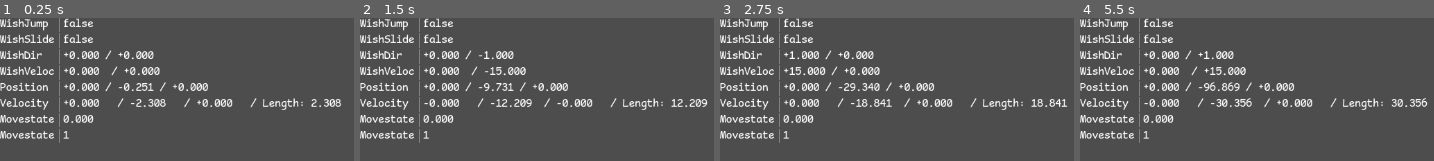
Above: before the commit, frames 1-4 (left to right).
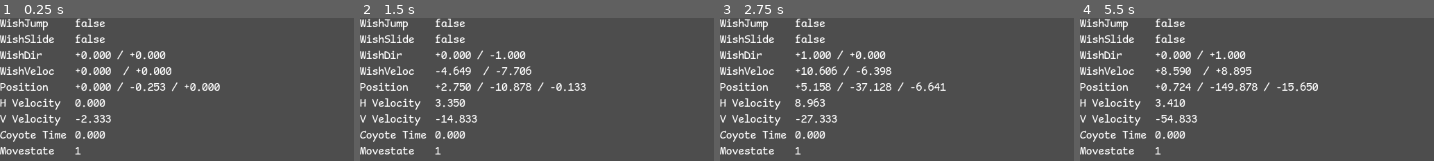
Above: after the commit, the same moments.

Repository: lxviolet66/flumberboozle-client
Game: Godot game, scene res://scenes/player/player.tscn
Same seed, same stepped clock (60 frames per second), same inputs: the game is played once before the commit and once after it. This scene is started directly instead of the project's main scene.
Inputs (mouse positions are in pixels of both pictures, inside the frame that each line leads up to):
- Up to frame 1 (0.25 s): no input
- Up to frame 2 (1.5 s): tap Enter at 0.5 s; move the mouse to (outside the picture) at 0.52 s; hold D (move_right) 0.53-1.28 s; hold Tab (toggle_focus) 0.53-1.28 s; click (outside the picture) at 0.67 s; tap Space (jump) at 0.77, 0.8, 1.07, 1.25, 1.35 s; move the mouse to (outside the picture) at 1.27 s; hold W (move_forward) from 1.28 s (still down); click (outside the picture) at 1.42 s
- Up to frame 3 (2.75 s): tap Space (jump) at 1.52, 1.82, 2.3 s; tap Tab (toggle_focus) at 1.55 s; tap Enter at 2 s; move the mouse to (outside the picture) at 2.02 s; release W (move_forward) at 2.03 s; hold D (move_right) from 2.03 s (still down); hold Tab (toggle_focus) from 2.03 s (still down); click (outside the picture) at 2.17 s
- Up to frame 4 (5.5 s): tap Space (jump) at 2.75, 3.02, 3.32, 5.3 s; move the mouse to (outside the picture) at 2.77 s; release D (move_right) at 2.78 s; release Tab (toggle_focus) at 2.78 s; hold W (move_forward) 2.78-3.53 s; tap Tab (toggle_focus) at 2.85 s; click (outside the picture) at 2.92 s; tap Enter at 3.5 s; move the mouse to (outside the picture) at 3.52 s; hold A (move_left) 3.53-4.25 s; hold Space (jump) 3.53-4.25 s; click (outside the picture) at 3.67 s; drag from (outside the picture) to (1359, 129) at 4.27 s; move the mouse to (outside the picture) at 5.02 s; hold S (move_backward) from 5.03 s (still down); hold Tab (toggle_focus) from 5.03 s (still down); click (outside the picture) at 5.17 s

The runs differ from the first frame. In frame 1, 8.7% of the frame differs, in the area x 0-97%, y 0-96%; in frame 2, 8.8%; in frame 3, 9.0%; in frame 4, 9.2%, in the area x 0-99%, y 0-96%.

Commit message:
Refactored input. Also you can airstrafe now

Diff:
--- a/project.godot
+++ b/project.godot
@@ -18,7 +18,7 @@
 [autoload]
 
 Coordinateinator="*res://singletons/coordinateinator.gd"
-Inputinator="*res://singletons/inputinator.gd"
+Inputinator="res://singletons/inputinator.gd"
 Utils="*res://singletons/utils.gd"
 SignalBus="*res://singletons/signal_bus.gd"
 Network="*res://singletons/network.gd"
--- a/scenes/player/camera.gd
+++ b/scenes/player/camera.gd
@@ -7,7 +7,7 @@
 
 
 func _physics_process(_delta: float) -> void:
-	rotation_difference = Inputinator.fetch_rotation_difference()
+	rotation_difference = Player.fetch_rotation_difference()
 	rotation_degrees -= Vector3(
 			rotation_difference.y, rotation_difference.x, 0.0
 	)
--- a/scenes/player/player.gd
+++ b/scenes/player/player.gd
@@ -20,19 +20,26 @@
 @export var WishDirLabel: Label
 @export var WishVelLabel: Label
 @export var PositionLabel: Label
-@export var VelocityLabel: Label
+@export var HorizontalVelocityLabel: Label
+@export var VerticalVelocityLabel: Label
 @export var CoyoteTimeLabel: Label
 @export var MovestateLabel: Label
 
-const GROUND_SPEED: float = 15.0
+@export_category("Curves")
+@export var strafe_curve: Curve
+
+# NOTICE: maybe for snap lengths, define them programmatically as the
+# resulting velocity from moving in the current state
+
+const GROUND_SPEED: float = 50.0
 const GROUND_ACCEL: float = 2.0
 const GROUND_DRAG: float = 13.0
 const GROUND_SNAP_LENGTH: float = 0.2
 
-const AIR_SPEED: float = 15.0
-const AIR_ACCEL: float = 0.3
-const AIR_DRAG: float = 0.1 # maybe just 0 air drag? that might feel nicer
-const AIR_SNAP_LENGTH: float = 0.1
+const AIR_SPEED: float = 9.0
+const AIR_ACCEL: float = 1.0
+const AIR_DRAG: float = 0.0
+const AIR_SNAP_LENGTH: float = 0.05
 
 const SLIDE_SPEED: float = 15.0
 const SLIDE_ACCEL: float = 0.3
@@ -45,23 +52,53 @@
 const WALLRUN_SNAP_LENGTH: float = AIR_SNAP_LENGTH
 
 const JUMP_POWER: float = 1.5
-const JUMP_BOOST_DECREMENT: float = JUMP_POWER/5
+const JUMP_BOOST_DECREMENT: float = JUMP_POWER / 5
 
 const MAX_COYOTE_TIME: float = 100
+
+## VE REQUIRE ZIS VARIABLE TO MULTIPLY DAS [member rotation_difference] BY
+## SUCH ZAT ZE MOTION APPLIED TO DAS PLAYER CAMERA IS LOWER, BUT ZE NUMERAL OF
+## "MOUSE_SENSITIVITY" SHALL REMAIN AT A REASONABLE QUANTITY
+const DEGREES_PER_UNIT: float = 0.01
 
 # this is not a "speed cap", just when to stop applying gravity.
 # there will perhaps maybe in future be something that lets you instantly set
-# your velocity to this (basically stolen from downshift from parkour legacy)
+# your Y velocity to this (basically stolen from parkour legacy downshift)
+# ok maybe not EXACTLY this value but a similarly high value
 const TERMINAL_VELOCITY: float = 100.0
 
+## ZIS VARIABLE CONTAINS DAS VECTOR VHICH ZE PLAYER VISHES TO TRAVEL IN
+## FOR INSTANCE, IF ZE PLAYER HOLDS FORWARD ZEN ZE VARIABLE SHALL HOLD ZE
+## VALUE (0, -1)
+## [br][br]
+## IT IS OF MOST IMPORTANCE YOU KEEP IN MIND ZAT ZE VECTOR IS OF LENGTH 1
+var wish_dir := Vector2.ZERO
+## ZIS VARIABLE CONTAINS EIN BOOLEAN VALUE VHICH TELLS US IF ZE PLAYER VISHES
+## TO JUMP
+var wish_jump: bool = false
+## ZIS VARIABLE CONTAINS EIN BOOLEAN VALUE VHICH TELLS US IF ZE PLAYER VISHES
+## TO JUMP
+var wish_slide: bool = false
+
+## ZIS VARIABLE CONTAINS DAS "ACCUMULATED MOUSE MOTION" SINCE ZE PREVIOUS
+## VETCHING OF DAS "ACCUMULATED MOUSE MOTION", FIRST MULTIPLIED BY
+## [constant DEGREES_PER_UNIT] AND ZEN MULTIPLIED BY
+## [member mouse_sensitivity]
+var rotation_difference := Vector2.ZERO
+
+## ZIS VARIABLE CONTAINS DAS USER SELECTED "MOUSE SENSITIVITY"
+var mouse_sensitivity: float = 10.0
 
 var gravity_strength: float = 10.0
-# This vector is the direction of gravity. This is a mutable variable.
-# In other words: Freedom, imprisonment, it's all an illusion.
-# Gravity, is a harness. I have harnessed the harness
+
+## ZIS VECTOR IS ZE DIRECTION OF GRAVITY. ZIS IS EIN MUTABLE VARIABLE
+## IN OTHER WORDS: FREEDOM, IMPRISONMENT, ETC, ALL ILLUSIONS
+## ZE GRAVITY, IS EIN HARNESS. I HAVE HARNESSED ZE HARNESS
 var gravity_vector := Vector3(0, -1, 0).normalized() * gravity_strength
 
-# remember to add to this if the player "gains" any physics bodies
+## ZIS VARIABLE CONTAINS ZE IDS OF ALL "PHYSIC BODY" ZAT BELONG TO ZE PLAYER.
+##[BR][BR]
+## WE IGNORE ALL OF ZE "PHYSIC BODY" IN ZIS ARRAY VHEN VE CHECK FOR COLISSIONS
 var our_physics_body_ids: Array[int] = []
 
 var movestate: Movestates = Movestates.AIR
@@ -71,12 +108,26 @@
 var jumping: bool = false
 
 func _ready() -> void:
+	# 20 bucks says this line of code will break within a year (17/09/2025)
+	Input.set_use_accumulated_input(false)
+
 	for node in get_tree().get_nodes_in_group("Player PhysicsBody3Ds"):
 		our_physics_body_ids.append(node.get_instance_id())
 
 
 func _physics_process(_delta) -> void:
-	pass
+	pass # :3
+
+
+func _unhandled_input(event: InputEvent) -> void:
+	if event is InputEventKey:
+		handle_keyboard_input(event)
+
+	if (
+			event is InputEventMouseMotion
+			and Input.get_mouse_mode() == Input.MOUSE_MODE_CAPTURED
+	):
+		handle_mouse_movement(event)
 
 
 func _integrate_forces(state: PhysicsDirectBodyState3D) -> void:
@@ -86,17 +137,27 @@
 	# Godot team please just add array/tuple unpacking to core already
 	# this is just getting embarassing for you guys
 	var __: Dictionary[String,float] = get_movestate_stats(movestate)
-	var speed: float = __["speed"]
-	var accel: float = __["accel"]
-	var drag: float = __["drag"]
+	var move_speed: float = __["speed"]
+	var move_accel: float = __["accel"]
+	var move_drag: float = __["drag"]
 	var snap_length: float = __["snap_length"]
 
-	var wish_jump: bool = Inputinator.get_wish_jump()
-	var wish_slide: bool = Inputinator.get_wish_slide()
-	var wish_dir: Vector2 = Inputinator.get_wish_dir()
-	var wish_vel := wish_dir * speed
-	var rotated_wish_dir : Vector2 = wish_dir.rotated(-Camera.rotation.y)
-	var rotated_wish_vel : Vector2 = wish_vel.rotated(-Camera.rotation.y)
+	var wish_vel: Vector2 = wish_dir.rotated(-Camera.rotation.y) * move_speed
+	var horizontal_velocity = Vector2(linear_velocity.x, linear_velocity.z)
+	#var wish_vel: Vector2 = (
+			#wish_dir * horizontal_velocity \
+			#if horizontal_velocity.length() > move_speed
+			#else wish_dir * move_speed
+	#)
+
+	## Angle between [member linear_velocity] and [member wish_vel]
+	var strafe_angle: float = abs(rad_to_deg(wish_vel.angle_to(
+			horizontal_velocity)))
+
+	var strafe_multiplier: float = strafe_curve.sample(strafe_angle)
+	print("%.3f %.3f" % [strafe_angle, strafe_multiplier])
+
+	wish_vel *= strafe_multiplier
 
 	if movestate == Movestates.GROUND:
 		coyote_time = MAX_COYOTE_TIME
@@ -112,23 +173,33 @@
 	else:
 		jump_boost = 0
 	jump_boost -= JUMP_BOOST_DECREMENT
-
 	# FIXME: doing it like this is MID!!! the drag should be applied no matter
 	# what, but rn it applies drag if wish_vel is (0, 0) and otherwise
 	# it applies acceleration it should do both!!! wtf was i cooking!!!
-	var decay: float = accel if wish_vel.length() > 0 else drag
 	linear_velocity = Utils.exp_decay(
 			linear_velocity,
-			Vector3(rotated_wish_vel.x, 0, rotated_wish_vel.y),
-			decay,
+			Vector3(wish_vel.x, linear_velocity.y, wish_vel.y),
+			move_accel,
 			state.step, # functionally identical to `delta`
 	)
-
-	linear_velocity += gravity_vector * state.step
-
-	# Snap horizontal velocity to 0 if it's small enough
+	linear_velocity = Utils.exp_decay(
+			linear_velocity,
+			Vector3(0, 0, 0),
+			move_drag,
+			state.step, # functionally identical to `delta`
+	)
+
+	# maybe this should only be applied if the player isn't on the ground;
+	# having the player rconstantly being pushed into the ground might not
+	# be the best (but also at the same time kinda is good for physics e.g
+	# you would probably want to be pushing to the platform you're standing on
+	# if that platform is a physics object)
+	if linear_velocity.y < TERMINAL_VELOCITY:
+		linear_velocity += gravity_vector * state.step
+
 	if (linear_velocity * Vector3(1, 0, 1)).length() < snap_length:
 		linear_velocity *= Vector3(0, 1, 0)
+
 
 	update_debug_information(
 			wish_jump,
@@ -142,22 +213,73 @@
 	)
 
 
+## We Calleth Uponeth this Functionalitye at everye just opportunity with which
+## we possesse an [InputEventKey], as provided by thine
+## [method _unhandled_input].
+## [br][br]
+## Now Withholding thine [InputEventKey], we Operate Uponeth it.
+## Fore instance, if Thoust Playere Inputeth thine "Space Bar", thine
+## [member wish_jump] Property shall be Modified into Truthiness with Haste,
+## Lest Thoust Worms experience thy Horror known as "Inputeth Delayeth"!
+func handle_keyboard_input(event: InputEventKey) -> void:
+	if event.is_action_pressed("toggle_focus"):
+		if Input.mouse_mode == Input.MOUSE_MODE_VISIBLE:
+			Input.mouse_mode = Input.MOUSE_MODE_CAPTURED
+		elif Input.mouse_mode == Input.MOUSE_MODE_CAPTURED:
+			Input.mouse_mode = Input.MOUSE_MODE_VISIBLE
+
+	wish_dir = Input.get_vector(
+			"move_left", "move_right",
+			"move_forward", "move_backward"
+	)
+
+	# "Don't Repeat Yourself" is advice for cowards
+	if event.is_action_pressed("jump"):
+		wish_jump = true
+	elif event.is_action_released("jump"):
+		wish_jump = false
+
+	if event.is_action_pressed("slide"):
+		wish_slide = true
+	elif event.is_action_released("slide"):
+		wish_slide = false
+
+
+## WE CALL ZIS FUNCTION VHENEVER VE RECEIVE EIN "INPUTEVENTMOUSEMOTION" DURING
+## ZE PROCESSING OF "UNHANDLED INPUT"
+func handle_mouse_movement(event: InputEventMouseMotion) -> void:
+	## ZIS VARIABLE CONTAINS DAS UNSCALED POINTING DEVICE MOTION RELATIVE TO
+	## DAS PREVIOUS POSITION IN ZE COORDINATE SYSTEM OF ZE SCREEN
+	var motion = event.screen_relative
+	rotation_difference += motion * mouse_sensitivity * DEGREES_PER_UNIT
+
+
+## ZIS FUNCTION GRABS DAS "ROTATION DIFFERENCE" SINCE ZE LAST FRAME, DAS
+## "ROTATION DIFFERENCE" IS DEFINED AS ZE AMOUNT ZE POINTING DEVICE HAS
+## ROTATED SINCE ZE PREVIOUS TIME ZIS FUNCTION HAS RAN
+## [br][br]
+## IT IS OF MOST IMPORTANCE YOU KEEP IN MIND ZAT DAS "ROTATION DIFFERENCE" IS
+## MULITPLIED TO INCREASE IT TO THE SPECIFIED SENSITIVITY, THIS IS DONE IN A
+## DIFFERENT FUNCTION
+func fetch_rotation_difference() -> Vector2:
+	## ZIS IS EIN STUPID VARIABLE ZAT I VISH VAS NOT NECESSARY, ZE REASON
+	## ZAT VE NEED IT IS IN ORDER TO FACILITATE ZE SETTING OF DAS VARIABLE TO
+	## ZERO, WHILE ALSO RETURNING ZE VALUE BEFORE IT IS SET TO ZERO
+	var stupid_fucking_variable: Vector2 = rotation_difference
+	rotation_difference = Vector2.ZERO
+	return stupid_fucking_variable
+
+
 func determine_movestate(things_touching_legs: Array[Node3D]) -> Movestates:
 	for i in things_touching_legs:
 		if i.get_instance_id() in our_physics_body_ids:
 			things_touching_legs.erase(i)
 
-	if (
-			len(things_touching_legs) > 0
-			and movestate in [Movestates.AIR, Movestates.WALLRUN]
-	):
+	if len(things_touching_legs) > 0:
 		return Movestates.GROUND
 
 
-	elif (
-			len(things_touching_legs) == 0
-			and movestate in [Movestates.GROUND, Movestates.SLIDE]
-	):
+	elif len(things_touching_legs) == 0:
 		return Movestates.AIR
 
 	else:
@@ -184,9 +306,9 @@
 	WishVelLabel.text = "%7.3-+f / %7.3-+f" % [given_wish_vel.x, given_wish_vel.y]
 	PositionLabel.text = "%.3-+f / %.3-+f / %.3-+f" \
 			% [given_position.x, given_position.y, given_position.z]
-	VelocityLabel.text = "%8.3-+f / %8.3-+f / %8.3-+f / Length: %.3f" \
-			% [given_velocity.x, given_velocity.y,
-			   given_velocity.z, given_velocity.length()]
+	HorizontalVelocityLabel.text = "%.3f" \
+			% Vector2(given_velocity.x, given_velocity.z).length()
+	VerticalVelocityLabel.text = "%.3f" % given_velocity.y
 	CoyoteTimeLabel.text = "%.3f" % given_coyote_time
 	MovestateLabel.text = "%s" % given_state
 
--- a/scenes/player/player.tscn
+++ b/scenes/player/player.tscn
@@ -6,6 +6,12 @@
 
 [sub_resource type="PhysicsMaterial" id="PhysicsMaterial_dovo2"]
 friction = 0.0
+
+[sub_resource type="Curve" id="Curve_gmlin"]
+_limits = [1.0, 2.0, 0.0, 180.0]
+_data = [Vector2(0, 1), 0.0, 0.0, 0, 0, Vector2(45, 2), 0.0, 0.0, 0, 0, Vector2(90, 1), 0.0, 0.0, 0, 0, Vector2(180, 1), 0.0, 0.0, 0, 0]
+point_count = 4
+metadata/_snap_count = 100
 
 [sub_resource type="CapsuleMesh" id="CapsuleMesh_u8vuu"]
 
@@ -17,7 +23,7 @@
 properties/1/spawn = true
 properties/1/replication_mode = 1
 
-[node name="Player" type="RigidBody3D" node_paths=PackedStringArray("Camera", "GroundArea", "WishJumpLabel", "WishSlideLabel", "WishDirLabel", "WishVelLabel", "PositionLabel", "VelocityLabel", "CoyoteTimeLabel", "MovestateLabel") groups=["Player PhysicsBody3Ds"]]
+[node name="Player" type="RigidBody3D" node_paths=PackedStringArray("Camera", "GroundArea", "WishJumpLabel", "WishSlideLabel", "WishDirLabel", "WishVelLabel", "PositionLabel", "HorizontalVelocityLabel", "VerticalVelocityLabel", "CoyoteTimeLabel", "MovestateLabel") groups=["Player PhysicsBody3Ds"]]
 physics_material_override = SubResource("PhysicsMaterial_dovo2")
 gravity_scale = 0.0
 lock_rotation = true
@@ -31,9 +37,11 @@
 WishDirLabel = NodePath("Control/GridContainer/WishDirValue")
 WishVelLabel = NodePath("Control/GridContainer/WishVelValue")
 PositionLabel = NodePath("Control/GridContainer/PositionValue")
-VelocityLabel = NodePath("Control/GridContainer/VelocityValue")
+HorizontalVelocityLabel = NodePath("Control/GridContainer/HorizontalVelocityValue")
+VerticalVelocityLabel = NodePath("Control/GridContainer/VerticalVelocityValue")
 CoyoteTimeLabel = NodePath("Control/GridContainer/CoyoteTimeValue")
 MovestateLabel = NodePath("Control/GridContainer/MovestateValue")
+strafe_curve = SubResource("Curve_gmlin")
 
 [node name="MeshInstance3D" type="MeshInstance3D" parent="."]
 mesh = SubResource("CapsuleMesh_u8vuu")
@@ -48,7 +56,6 @@
 script = ExtResource("2_dovo2")
 
 [node name="GroundArea" type="Area3D" parent="."]
-transform = Transform3D(1, 0, 0, 0, 1, 0, 0, 0, 1, 0, -0.001, 0)
 
 [node name="CollisionShape3D" type="CollisionShape3D" parent="GroundArea"]
 shape = ExtResource("2_gmlin")
@@ -136,24 +143,37 @@
 size_flags_horizontal = 2
 text = "(0, 0, 0)"
 
-[node name="VelocityTitle" type="Label" parent="Control/GridContainer"]
+[node name="HorizontalVelocityTitle" type="Label" parent="Control/GridContainer"]
 layout_mode = 2
-text = "Velocity"
+text = "H Velocity"
 
 [node name="VSeparator6" type="VSeparator" parent="Control/GridContainer"]
 layout_mode = 2
 size_flags_horizontal = 2
 
-[node name="VelocityValue" type="Label" parent="Control/GridContainer"]
+[node name="HorizontalVelocityValue" type="Label" parent="Control/GridContainer"]
+layout_mode = 2
+size_flags_horizontal = 2
+text = "0.0"
+
+[node name="VerticalVelocityTitle" type="Label" parent="Control/GridContainer"]
+layout_mode = 2
+text = "V Velocity"
+
+[node name="VSeparator7" type="VSeparator" parent="Control/GridContainer"]
+layout_mode = 2
+size_flags_horizontal = 2
+
+[node name="VerticalVelocityValue" type="Label" parent="Control/GridContainer"]
 layout_mode = 2
 size_flags_horizontal = 2
 text = "0.0"
 
 [node name="CoyoteTimeTitle" type="Label" parent="Control/GridContainer"]
 layout_mode = 2
-text = "Movestate"
+text = "Coyote Time"
 
-[node name="VSeparator7" type="VSeparator" parent="Control/GridContainer"]
+[node name="VSeparator8" type="VSeparator" parent="Control/GridContainer"]
 layout_mode = 2
 size_flags_horizontal = 2
 
@@ -166,7 +186,7 @@
 layout_mode = 2
 text = "Movestate"
 
-[node name="VSeparator8" type="VSeparator" parent="Control/GridContainer"]
+[node name="VSeparator9" type="VSeparator" parent="Control/GridContainer"]
 layout_mode = 2
 size_flags_horizontal = 2
 
--- a/singletons/inputinator.gd
+++ b/singletons/inputinator.gd
@@ -1,126 +1,126 @@
 extends Node
 
-# TODO: this is actually kinda shit, put all the input code inside player.gd
-
-## ZIS IS DAS "INPUTINATOR 6000"
-##
-## IT RECEIVES EIN INPUT AND DAS INPUT GETS INATORED
-
-
-## VE REQUIRE ZIS VARIABLE TO MULTIPLY DAS [member rotation_difference] BY
-## SUCH ZAT ZE MOTION APPLIED TO DAS PLAYER CAMERA IS LOWER, BUT ZE NUMERAL OF
-## "MOUSE_SENSITIVITY" SHALL REMAIN AT A REASONABLE QUANTITY
-const DEGREES_PER_UNIT: float = 0.01
-
-## ZIS VARIABLE CONTAINS DAS VECTOR VHICH ZE PLAYER VISHES TO TRAVEL IN
-## FOR INSTANCE, IF ZE PLAYER HOLDS FORWARD ZEN ZE VARIABLE SHALL HOLD ZE
-## VALUE (0, -1)
-## [br][br]
-## IT IS OF MOST IMPORTANCE YOU KEEP IN MIND ZAT ZE VECTOR IS OF LENGTH 1
-static var wish_dir := Vector2.ZERO
-## ZIS VARIABLE CONTAINS EIN BOOLEAN VALUE VHICH TELLS US IF ZE PLAYER VISHES
-## TO JUMP
-static var wish_jump: bool = false
-## ZIS VARIABLE CONTAINS EIN BOOLEAN VALUE VHICH TELLS US IF ZE PLAYER VISHES
-## TO JUMP
-static var wish_slide: bool = false
-
-## ZIS VARIABLE CONTAINS DAS "ACCUMULATED MOUSE MOTION" SINCE ZE PREVIOUS
-## VETCHING OF DAS "ACCUMULATED MOUSE MOTION", FIRST MULTIPLIED BY
-## [constant DEGREES_PER_UNIT] AND ZEN MULTIPLIED BY
-## [member mouse_sensitivity]
-var rotation_difference := Vector2.ZERO
-
-## ZIS VARIABLE CONTAINS DAS USER SELECTED "MOUSE SENSITIVITY"
-var mouse_sensitivity: float = 10.0
-
-
-func _ready() -> void:
-	# 20 bucks says this line of code will break within a year (17/09/2025)
-	Input.set_use_accumulated_input(false)
-
-
-func _physics_process(_delta: float) -> void:
-	wish_dir = Input.get_vector(
-			"move_left", "move_right",
-			"move_forward", "move_backward"
-	)
-
-
-func _unhandled_input(event: InputEvent) -> void:
-	if event is InputEventKey:
-		handle_keyboard_input(event)
-
-	if event is InputEventMouseMotion:
-		#if Input.get_mouse_mode() != Input.MOUSE_MODE_CAPTURED:
-		#	return
-		handle_mouse_movement(event)
-
-
-## We Calleth Uponeth this Functionalitye at everye just opportunity with which
-## we possesse an [InputEventKey], as provided by thine [method _unhandled_input].
-## [br][br]
-## Now Withholding thine [InputEventKey], we Operate Uponeth it.
-## Fore instance, if Thoust Playere Inputeth thine "Space Bar", thine
-## [member wish_jump] Property shall be Modified into Truthiness with Haste,
-## Lest Thoust Worms experience thy Horror known as "Inputeth Delayeth"!
-func handle_keyboard_input(event: InputEventKey) -> void:
-	if event.is_action_pressed("toggle_focus"):
-		if Input.mouse_mode == Input.MOUSE_MODE_VISIBLE:
-			Input.mouse_mode = Input.MOUSE_MODE_CAPTURED
-		elif Input.mouse_mode == Input.MOUSE_MODE_CAPTURED:
-			Input.mouse_mode = Input.MOUSE_MODE_VISIBLE
-
-	if event.is_action_pressed("jump"):
-		wish_jump = true
-	else:
-		wish_jump = false
-
-	if event.is_action_pressed("slide"):
-		wish_slide = true
-	else:
-		wish_slide = false
-
-
-
-## WE CALL ZIS FUNCTION VHENEVER VE RECEIVE EIN "INPUTEVENTMOUSEMOTION" DURING
-## ZE PROCESSING OF "UNHANDLED INPUT"
-func handle_mouse_movement(event: InputEventMouseMotion) -> void:
-	## ZIS VARIABLE CONTAINS DAS UNSCALED POINTING DEVICE MOTION RELATIVE TO
-	## DAS PREVIOUS POSITION IN ZE COORDINATE SYSTEM OF ZE SCREEN
-	var motion = event.screen_relative
-	rotation_difference += motion * mouse_sensitivity * DEGREES_PER_UNIT
-
-
-## ZIS FUNCTION GRABS DAS "ROTATION DIFFERENCE" SINCE ZE LAST FRAME, DAS
-## "ROTATION DIFFERENCE" IS DEFINED AS ZE AMOUNT ZE POINTING DEVICE HAS
-## ROTATED SINCE ZE PREVIOUS TIME ZIS FUNCTION HAS RAN
-## [br][br]
-## IT IS OF MOST IMPORTANCE YOU KEEP IN MIND ZAT DAS "ROTATION DIFFERENCE" IS
-## MULITPLIED TO INCREASE IT TO THE SPECIFIED SENSITIVITY, THIS IS DONE IN A
-## DIFFERENT FUNCTION AND ZIS IMPORTANT INFORMATION SHOULD PROBABLY BE PRESENT
-## ZERE TOO
-## [br][br]
-## P.S I HAVE ADDED IT TO ZE FUNCTION OF VICH IT BELONGS :3
-func fetch_rotation_difference() -> Vector2:
-	## ZIS IS EIN STUPID VARIABLE ZAT I VISH VAS NOT NECESSARY, ZE REASON
-	## ZAT VE NEED IT IS IN ORDER TO FACILITATE ZE SETTING OF DAS VARIABLE TO
-	## ZERO, WHILE ALSO RETURNING ZE VALUE BEFORE IT IS SET TO ZERO
-	var return_value: Vector2 = rotation_difference
-	rotation_difference = Vector2.ZERO
-	return return_value
-
-
-## ZIS IS DAS "GETTER" FOR DAS "WISH_DIR"
-func get_wish_dir() -> Vector2:
-	return wish_dir
-
-
-## ZIS IS DAS "GETTER" FOR DAS "WISH_JUMP"
-func get_wish_jump() -> bool:
-	return wish_jump
-
-
-## ZIS IS DAS "GETTER" FOR DAS "WISH_SLIDE"
-func get_wish_slide() -> bool:
-	return wish_slide
+# DEPRECATED
+## TODO: this is actually kinda shit, put all the input code inside player.gd
+#
+### ZIS IS DAS "INPUTINATOR 6000"
+###
+### IT RECEIVES EIN INPUT AND DAS INPUT GETS INATORED
+#
+#
+### VE REQUIRE ZIS VARIABLE TO MULTIPLY DAS [member rotation_difference] BY
+### SUCH ZAT ZE MOTION APPLIED TO DAS PLAYER CAMERA IS LOWER, BUT ZE NUMERAL OF
+### "MOUSE_SENSITIVITY" SHALL REMAIN AT A REASONABLE QUANTITY
+#const DEGREES_PER_UNIT: float = 0.01
+#
+### ZIS VARIABLE CONTAINS DAS VECTOR VHICH ZE PLAYER VISHES TO TRAVEL IN
+### FOR INSTANCE, IF ZE PLAYER HOLDS FORWARD ZEN ZE VARIABLE SHALL HOLD ZE
+### VALUE (0, -1)
+### [br][br]
+### IT IS OF MOST IMPORTANCE YOU KEEP IN MIND ZAT ZE VECTOR IS OF LENGTH 1
+#static var wish_dir := Vector2.ZERO
+### ZIS VARIABLE CONTAINS EIN BOOLEAN VALUE VHICH TELLS US IF ZE PLAYER VISHES
+### TO JUMP
+#static var wish_jump: bool = false
+### ZIS VARIABLE CONTAINS EIN BOOLEAN VALUE VHICH TELLS US IF ZE PLAYER VISHES
+### TO JUMP
+#static var wish_slide: bool = false
+#
+### ZIS VARIABLE CONTAINS DAS "ACCUMULATED MOUSE MOTION" SINCE ZE PREVIOUS
+### VETCHING OF DAS "ACCUMULATED MOUSE MOTION", FIRST MULTIPLIED BY
+### [constant DEGREES_PER_UNIT] AND ZEN MULTIPLIED BY
+### [member mouse_sensitivity]
+#var rotation_difference := Vector2.ZERO
+#
+### ZIS VARIABLE CONTAINS DAS USER SELECTED "MOUSE SENSITIVITY"
+#var mouse_sensitivity: float = 10.0
+#
+#
+#func _ready() -> void:
+	## 20 bucks says this line of code will break within a year (17/09/2025)
+	#Input.set_use_accumulated_input(false)
+#
+#
+#func _physics_process(_delta: float) -> void:
+	#wish_dir = Input.get_vector(
+			#"move_left", "move_right",
+			#"move_forward", "move_backward"
+	#)
+#
+#
+#func _unhandled_input(event: InputEvent) -> void:
+	#if event is InputEventKey:
+		#handle_keyboard_input(event)
+	#
+	#if event is InputEventMouseMotion:
+		##if Input.get_mouse_mode() != Input.MOUSE_MODE_CAPTURED:
+		##	return
+		#handle_mouse_movement(event)
+#
+#
+### We Calleth Uponeth this Functionalitye at everye just opportunity with which
+### we possesse an [InputEventKey], as provided by thine [method _unhandled_input].
+### [br][br]
+### Now Withholding thine [InputEventKey], we Operate Uponeth it.
+### Fore instance, if Thoust Playere Inputeth thine "Space Bar", thine
+### [member wish_jump] Property shall be Modified into Truthiness with Haste,
+### Lest Thoust Worms experience thy Horror known as "Inputeth Delayeth"!
+#func handle_keyboard_input(event: InputEventKey) -> void:
+	#if event.is_action_pressed("toggle_focus"):
+		#if Input.mouse_mode == Input.MOUSE_MODE_VISIBLE:
+			#Input.mouse_mode = Input.MOUSE_MODE_CAPTURED
+		#elif Input.mouse_mode == Input.MOUSE_MODE_CAPTURED:
+			#Input.mouse_mode = Input.MOUSE_MODE_VISIBLE
+	#
+	#if event.is_action_pressed("jump"):
+		#wish_jump = true
+	#else:
+		#wish_jump = false
+		#
+	#if event.is_action_pressed("slide"):
+		#wish_slide = true
+	#else:
+		#wish_slide = false
+#
+#
+### WE CALL ZIS FUNCTION VHENEVER VE RECEIVE EIN "INPUTEVENTMOUSEMOTION" DURING
+### ZE PROCESSING OF "UNHANDLED INPUT"
+#func handle_mouse_movement(event: InputEventMouseMotion) -> void:
+	### ZIS VARIABLE CONTAINS DAS UNSCALED POINTING DEVICE MOTION RELATIVE TO
+	### DAS PREVIOUS POSITION IN ZE COORDINATE SYSTEM OF ZE SCREEN
+	#var motion = event.screen_relative
+	#rotation_difference += motion * mouse_sensitivity * DEGREES_PER_UNIT
+#
+#
+### ZIS FUNCTION GRABS DAS "ROTATION DIFFERENCE" SINCE ZE LAST FRAME, DAS
+### "ROTATION DIFFERENCE" IS DEFINED AS ZE AMOUNT ZE POINTING DEVICE HAS
+### ROTATED SINCE ZE PREVIOUS TIME ZIS FUNCTION HAS RAN
+### [br][br]
+### IT IS OF MOST IMPORTANCE YOU KEEP IN MIND ZAT DAS "ROTATION DIFFERENCE" IS
+### MULITPLIED TO INCREASE IT TO THE SPECIFIED SENSITIVITY, THIS IS DONE IN A
+### DIFFERENT FUNCTION AND ZIS IMPORTANT INFORMATION SHOULD PROBABLY BE PRESENT
+### ZERE TOO
+### [br][br]
+### P.S I HAVE ADDED IT TO ZE FUNCTION OF VICH IT BELONGS :3
+#func fetch_rotation_difference() -> Vector2:
+	### ZIS IS EIN STUPID VARIABLE ZAT I VISH VAS NOT NECESSARY, ZE REASON
+	### ZAT VE NEED IT IS IN ORDER TO FACILITATE ZE SETTING OF DAS VARIABLE TO
+	### ZERO, WHILE ALSO RETURNING ZE VALUE BEFORE IT IS SET TO ZERO
+	#var return_value: Vector2 = rotation_difference
+	#rotation_difference = Vector2.ZERO
+	#return return_value
+#
+#
+### ZIS IS DAS "GETTER" FOR DAS "WISH_DIR"
+#func get_wish_dir() -> Vector2:
+	#return wish_dir
+	#
+	#
+### ZIS IS DAS "GETTER" FOR DAS "WISH_JUMP"
+#func get_wish_jump() -> bool:
+	#return wish_jump
+#
+#
+### ZIS IS DAS "GETTER" FOR DAS "WISH_SLIDE"
+#func get_wish_slide() -> bool:
+	#return wish_slide
Not shown: 1 places in scenes/player/player.tscn that only renumber resources
